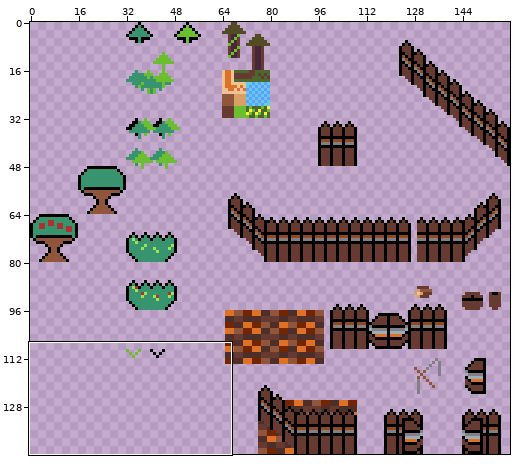
Sprite sheet, stored at yamya2w+b/Assets/tilemap1.png. Above: a wide view before the commit, with the close-up outlined.
Close-up. Before:
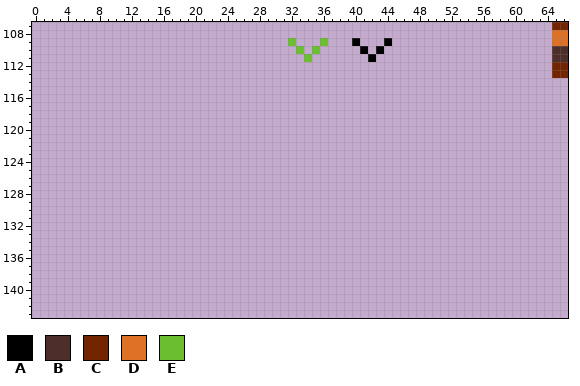
The file is 160x144 pixels. Colours within 5 levels of each other are drawn and written as one. Shown: x 0..66, y 107..143. The commit also changed other parts of the picture, which this record leaves out.
Palette (. is transparent): A #000000  B #4e2e28  C #722500  D #df7126  E #6abe30
Pixels before (only the part around the change), first column x 0:
107 .................................................................CC
108 .................................................................DD
109 ................................E...E...A...A....................DD
110 .................................E.E.....A.A.....................BB
111 ..................................E.......A......................BB
112 .................................................................CC
113 .................................................................CC
114 ...................................................................
115 ...................................................................
116 ...................................................................
117 ...................................................................
118 ...................................................................
119 ...................................................................
120 ...................................................................
121 ...................................................................
122 ...................................................................
123 ...................................................................
124 ...................................................................
125 ...................................................................
126 ...................................................................
127 ...................................................................
128 ...................................................................
129 ...................................................................
130 ...................................................................
131 ...................................................................
132 ...................................................................
133 ...................................................................
134 ...................................................................
135 ...................................................................
136 ...................................................................
137 ...................................................................
138 ...................................................................
139 ...................................................................
140 ...................................................................
141 ...................................................................
142 ...................................................................
143 ...................................................................
After the commit:
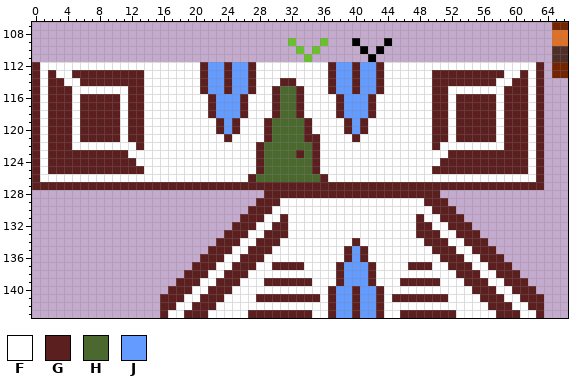
Colours new in this view: F #ffffff  G #5c1f1f  H #4b692f  J #639bff
Difference:
Changed rows in their new state; - is an unchanged pixel.
first column x 0:
112 GFFFFFFFFFFFFFFFFFFFFGJJGJJGFFFFFFFFFGJJGJJGFFFFFFFFFFFFFFFFFFFG
113 GFGFFGGGGGGGGGFFFFFFFGJJGJJGFFFFFFFFFGJJGJJGFFFFFFGGGGGGGGGFFGFG
114 GFGGFFGGGGGGGGFFFFFFFGJJGJJGFFFGGFFFFGJJGJJGFFFFFFGGGGGGGGFFGGFG
115 GFGGGFFFFFFFGGFFFFFFFGJJGJJGFFGHHGFFFGJJGJJGFFFFFFGGFFFFFFFGGGFG
116 GFGGGFGGGGGFGGFFFFFFFFGJJJGFFFGHHGFFFFGJJJGFFFFFFFGGFGGGGGFGGGFG
117 GFGGGFGGGGGFGGFFFFFFFFGJJJGFFFGHHGFFFFGJJJGFFFFFFFGGFGGGGGFGGGFG
118 GFGGGFGGGGGFGGFFFFFFFFGJJJGFFFGHHGFFFFGJJJGFFFFFFFGGFGGGGGFGGGFG
119 GFGGGFGGGGGFGGFFFFFFFFFGJGFFFGHHHHGFFFFGJGFFFFFFFFGGFGGGGGFGGGFG
120 GFGGGFGGGGGFGGFFFFFFFFFGJGFFFGHHHHGFFFFGJGFFFFFFFFGGFGGGGGFGGGFG
121 GFGGGFGGGGGFGGFFFFFFFFFFGFFFFGHHHHGGFFFFGFFFFFFFFFGGFGGGGGFGGGFG
122 GFGGGFFFFFFFFGFFFFFFFFFFFFFFGHHHHHHGFFFFFFFFFFFFFFGFFFFFFFFGGGFG
123 GFGGGGGGGGGGFFFFFFFFFFFFFFFFGHHHHGHGFFFFFFFFFFFFFFFFGGGGGGGGGGFG
124 GFGGGGGGGGGGGFFFFFFFFFFFFFFFGHHHHHHGFFFFFFFFFFFFFFFGGGGGGGGGGGFG
125 GFGGGGGGGGGGGGFFFFFFFFFFFFFFGHHHHHHGFFFFFFFFFFFFFFGGGGGGGGGGGGFG
126 GFFFFFFFFFFFFFFFFFFFFFFFFFFGHHHHHHHHGFFFFFFFFFFFFFFFFFFFFFFFFFFG
127 GGGGGGGGGGGGGGGGGGGGGGGGGGGGGGGGGGGGGGGGGGGGGGGGGGGGGGGGGGGGGGGG
128 -----------------------------GGGGGGGGGGGGGGGGGGGGGG-------------
129 ----------------------------GGGFFFFFFFFFFFFFFFFFFGGG------------
130 ---------------------------GGGFFFFFFFFFFFFFFFFFFFFGGG-----------
131 --------------------------GGGFFGFFFFFFFFFFFFFFFFGFFGGG----------
132 -------------------------GGGFFGGFFFFFFFFFFFFFFFFGGFFGGG---------
133 ------------------------GGGFFGGGFFFFFFFFFFFFFFFFGGGFFGGG--------
134 -----------------------GGGFFGGGFFFFFFFFFGFFFFFFFFGGGFFGGG-------
135 ----------------------GGGFFGGGFFFFFFFFFGJGFFFFFFFFGGGFFGGG------
136 ---------------------GGGFFGGGFFFFFFFFFFGJGFFFFFFFFFGGGFFGGG-----
137 --------------------GGGFFGGGFFGGGGFFFFGJJJGFFFFGGGFFGGGFFGGG----
138 -------------------GGGFFGGGFFFFFFFFFFFGJJJGFFFFFFFFFFGGGFFGGG---
139 ------------------GGGFFGGGFFFGGGGGGFFFGJJJGFFFGGGGGFFFGGGFFGGG--
140 -----------------GGGFFGGGFFFFFFFFFFFFGJJGJJGFFFFFFFFFFFGGGFFGGG-
141 ----------------GGGFFGGGFFFFGGGGGGGGFGJJGJJGFGGGGGGGFFFFGGGFFGGG
142 ----------------GGFFGGGFFFFFFFFFFFFFFGJJGJJGFFFFFFFFFFFFFGGGFFGG
143 ----------------GFFGGGFFFFFGGGGGGGGFFGJJGJJGFFGGGGGGGFFFFFGGGFFG
Boxes around the changes in both close-ups, in picture pixels (x1, y1, x2, y2):
added: (32, 62, 544, 318)
